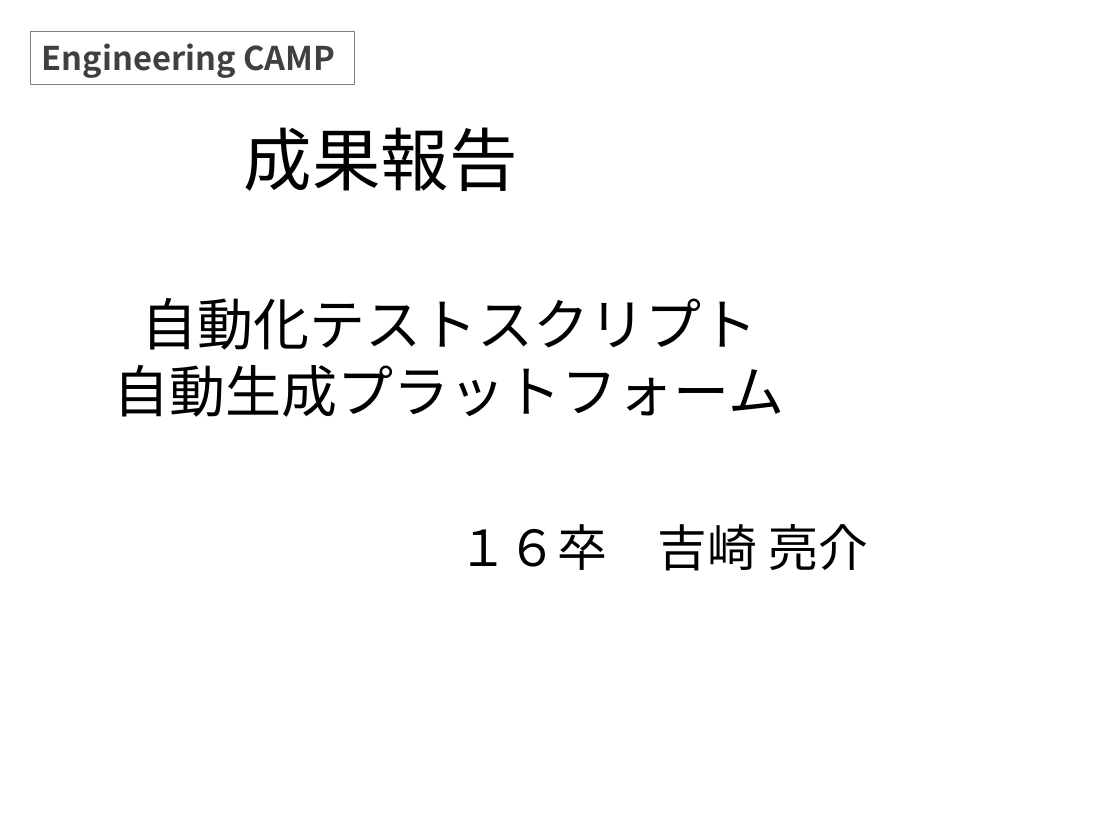
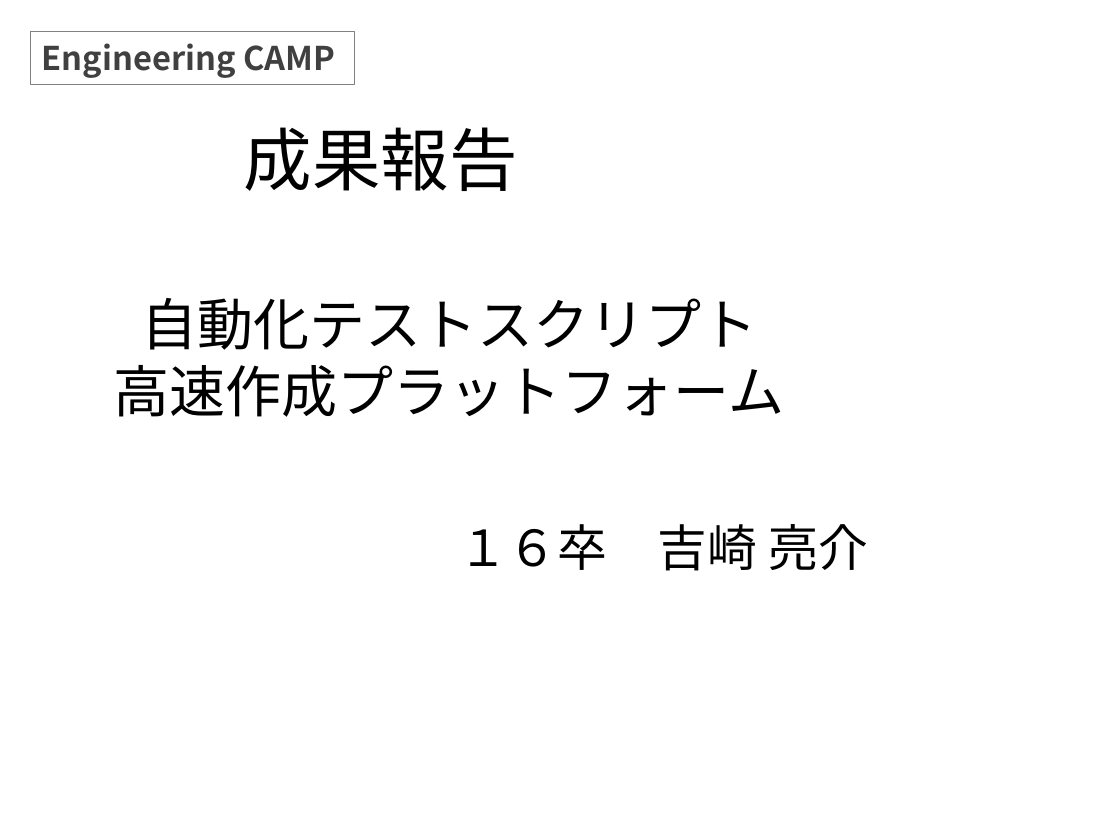
Before and after one commit to ryo813/STARHotel, a slide deck: slide 1 of 20151221_吉崎.pptx. Drawn at 1120x840 pixels with LibreOffice and Linux fonts; fonts in the diff are those of the drawing; background and template pictures are left out. Boxes give left, top, right and bottom in pixels: in the first picture for what was removed or moved away, otherwise in the second. Text is boxed around its words. In the diff, an @@ line names an element or a change of style, - is before the commit and + after.

```diff
--- a/20151221_吉崎.pptx
+++ b/20151221_吉崎.pptx
@@ text at box(114, 365, 784, 417): text changed @@
-自動生成プラットフォーム
+高速作成プラットフォーム
```
Also in this commit, not shown: 7 other slides changed.
